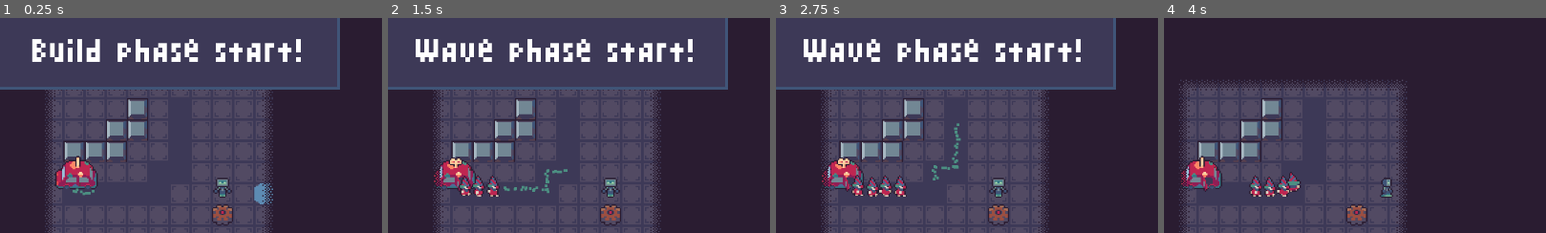
Above: before the commit, frames 1-4 (left to right).
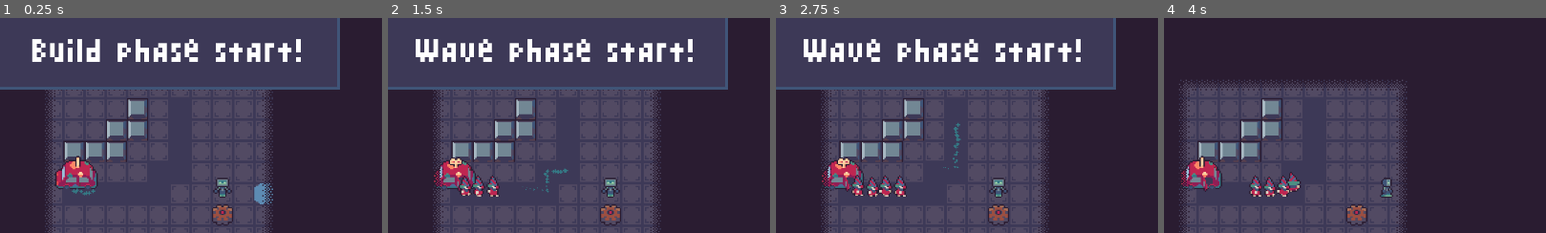
Above: after the commit, the same moments.

Repository: aughckt/spin-to-win
Game: Godot game, scene res://structure/meta/level_manager.tscn
Two runs of this game, one before a commit and one after it. Both use one fixed random seed, a clock stepped at 60 frames per second and the inputs below. The engine's default icon, where the game draws it, is replaced by a stand-in: a white triangle on a blue panel in a dark square.
Inputs (mouse positions are % of the whole screen's width and height, from its top left):
- Up to frame 1 (0.25 s): no input
- Up to frame 2 (1.5 s): click "Start Wave" at 0.5 s; click (83, 10) at 1.27 s
- Up to frame 3 (2.75 s): click "Pause" at 2 s
- Up to frame 4 (4 s): click "Continue" at 2.75 s; tap Enter at 3.5 s; move the mouse to (72, 45) at 3.52 s; press the mouse at (72, 45) at 3.53 s; hold D (right) from 3.53 s (still down)
The pictures show only the part of the screen within x 15-65%, y 9-59%; the shares and areas given below are measured in that part.

The runs differ from the first frame. In frame 1, less than 0.1% of the frame differs, in the area x 18-25%, y 79-83%; in frame 2, 0.2%, in the area x 30-48%, y 70-82%; in frame 3, 0.2%; in frame 4, nothing differs.

Commit message:
Directional sparkle

Diff:
--- a/environment/wave_marker.tscn
+++ b/environment/wave_marker.tscn
@@ -1,14 +1,7 @@
 [gd_scene format=3 uid="uid://rnqt42kf2ex"]
 
 [ext_resource type="Script" uid="uid://cqhj5ybc42w3m" path="res://environment/wave_marker.gd" id="1_e7v72"]
-
-[sub_resource type="Gradient" id="Gradient_skwmi"]
-colors = PackedColorArray(0.29803923, 0.56078434, 0.50980395, 1, 0.29803923, 0.56078434, 0.50980395, 1)
-
-[sub_resource type="GradientTexture2D" id="GradientTexture2D_wjifc"]
-gradient = SubResource("Gradient_skwmi")
-width = 8
-height = 8
+[ext_resource type="Texture2D" uid="uid://qld82bp7138a" path="res://environment/Effect_Navigator.png" id="2_h73gp"]
 
 [sub_resource type="Curve" id="Curve_e7v72"]
 _limits = [0.0, 100.0, 0.0, 1.0]
@@ -17,6 +10,13 @@
 
 [sub_resource type="CurveTexture" id="CurveTexture_3c1eq"]
 curve = SubResource("Curve_e7v72")
+
+[sub_resource type="Curve" id="Curve_h73gp"]
+_data = [Vector2(0, 1), 0.0, 0.0, 0, 0, Vector2(1, 0), 0.0, 0.0, 0, 0]
+point_count = 2
+
+[sub_resource type="CurveTexture" id="CurveTexture_h73gp"]
+curve = SubResource("Curve_h73gp")
 
 [sub_resource type="ParticleProcessMaterial" id="ParticleProcessMaterial_fbxa2"]
 particle_flag_disable_z = true
@@ -28,6 +28,9 @@
 initial_velocity_max = 25.0
 gravity = Vector3(0, 0, 0)
 damping_curve = SubResource("CurveTexture_3c1eq")
+scale_min = 4.0
+scale_max = 4.0
+scale_curve = SubResource("CurveTexture_h73gp")
 
 [node name="WaveMarker" type="Node2D" unique_id=944576945 node_paths=PackedStringArray("particles")]
 z_index = 100
@@ -37,6 +40,6 @@
 
 [node name="GPUParticles2D" type="GPUParticles2D" parent="." unique_id=1522238229]
 amount = 32
-texture = SubResource("GradientTexture2D_wjifc")
+texture = ExtResource("2_h73gp")
 visibility_rect = Rect2(0, 0, 0, 0)
 process_material = SubResource("ParticleProcessMaterial_fbxa2")
Not shown, added: environment/Effect_Navigator.png.import
Not shown, added: environment/Effect_Smoke.png.import
